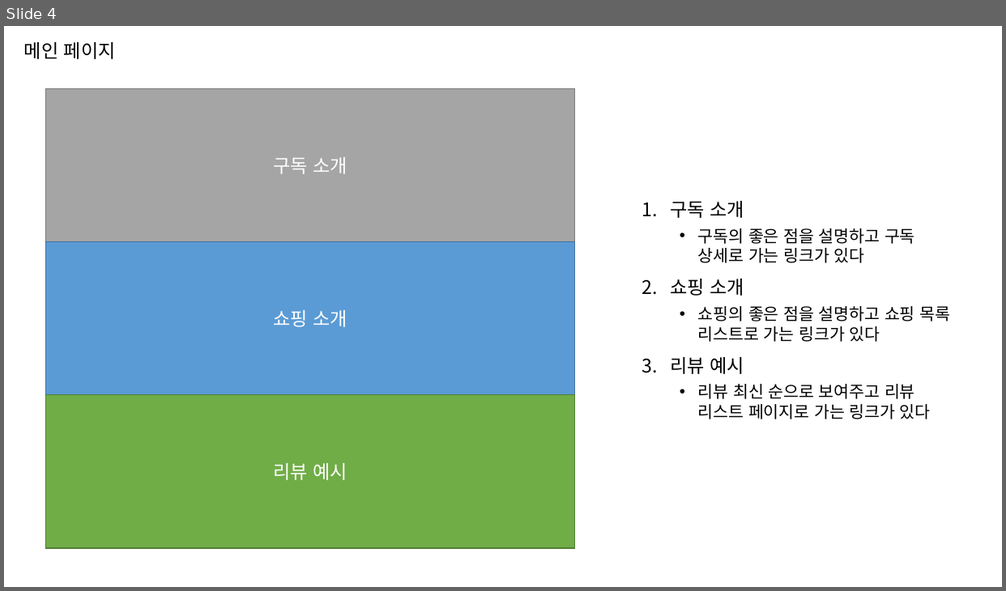
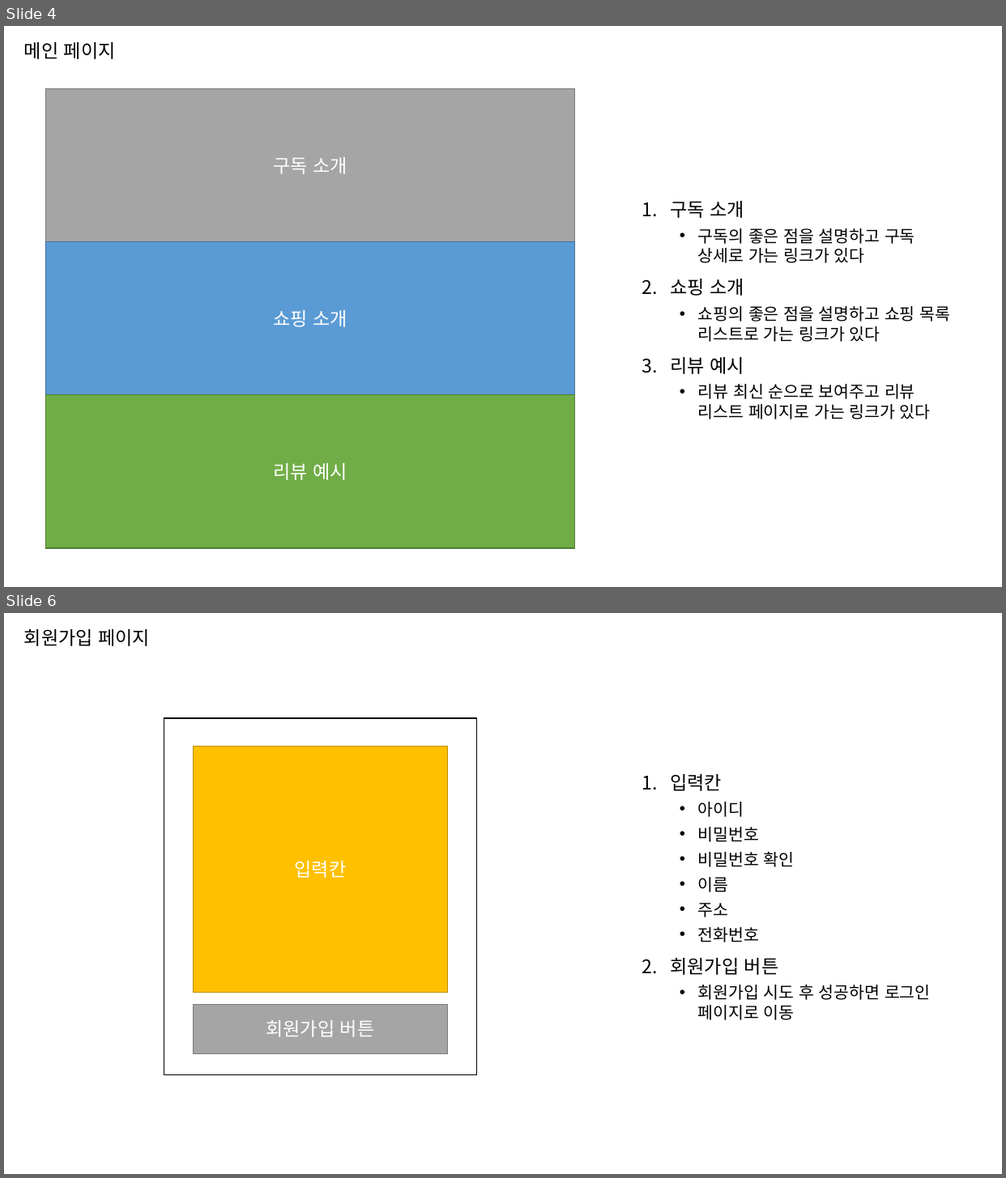
Before and after one commit to jihunz/HiSnack, a slide deck: document/ppt/Hi Snack! 페이지 별 구성 요소.pptx. Shown one above the other, each under a label of ours: slide 4 before the commit, slides 4 and 6 after it; the slides between them are not shown. The pictures are 1006x591 and 1006x1178 pixels, drawn with LibreOffice and Linux fonts; fonts in the diff are those of the drawing. Boxes give left, top, right and bottom in pixels: in the first picture for what was removed or moved away, otherwise in the second. Text is boxed around its words. In the diff, an @@ line names an element or a change of style, - is before the commit and + after.

Commit message:
docs: 페이지별 구성 요소.ppt 수정

```diff
--- a/document/ppt/Hi Snack! 페이지 별 구성 요소.pptx
+++ b/document/ppt/Hi Snack! 페이지 별 구성 요소.pptx
@@ slide 6 added at [4, 613, 1002, 1174], background #FFFFFF @@
@@ title added at [24, 629, 150, 646], 18 pt, text #000000 @@
+회원가입 페이지
@@ rectangle added at [164, 718, 476, 1076], fill #FFFFFF, outline #000000 1 pt @@
@@ rectangle added at [194, 747, 447, 993], fill #FFC000, outline #BD8E00 1 pt, 18 pt, text #FFFFFF @@
+입력칸
@@ text added at [670, 774, 931, 1020], 16 pt, text #000000 @@
+1. 입력칸
+  • 아이디
+  • 비밀번호
+  • 비밀번호 확인
+  • 이름
+  • 주소
+  • 전화번호
+2. 회원가입 버튼
+  • 회원가입 시도 후 성공하면 로그인 페이지로 이동
@@ rectangle added at [194, 1004, 447, 1054], fill #A5A5A5, outline #7A7A7A 1 pt, 18 pt, text #FFFFFF @@
+회원가입 버튼
```
Also in this commit, not shown: 1 slide changed, 1 other slide added.
